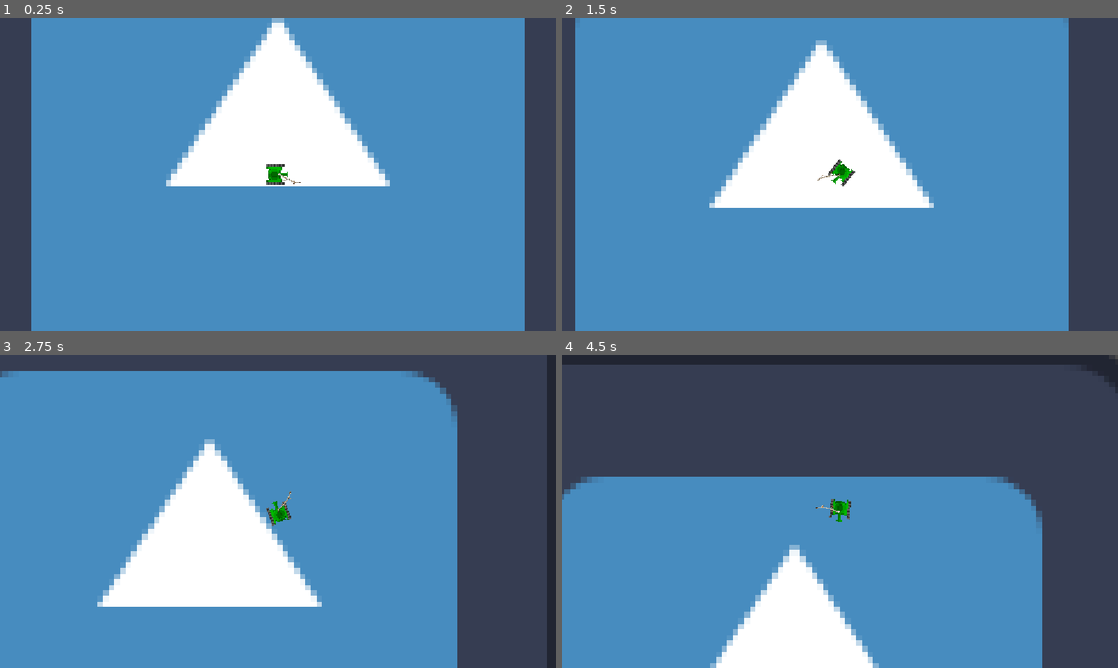
Above: before the commit, frames 1-4 (two rows, left to right).
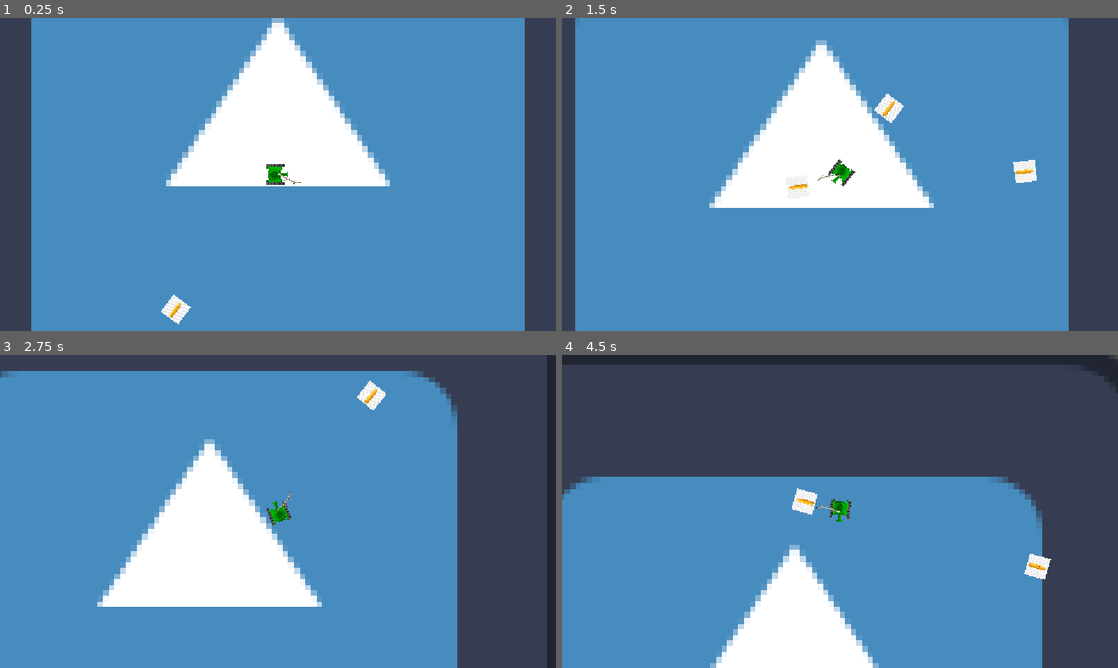
Above: after the commit, the same moments.

Repository: matveinaumov/Rogue-tank
Game: Godot game, scene res://scenes/game.tscn
Same seed, same stepped clock (60 frames per second), same inputs: the game is played once before the commit and once after it. The engine's default icon, where the game draws it, is replaced by a stand-in: a white triangle on a blue panel in a dark square.
Inputs (mouse positions are in pixels of both pictures, inside the frame that each line leads up to):
- Up to frame 1 (0.25 s): no input
- Up to frame 2 (1.5 s): move the mouse to (962, 158) at 0.52 s; hold D (right) 0.53-1.28 s; click (962, 158) at 0.67 s; move the mouse to (728, 190) at 1.27 s; hold S (down) from 1.28 s (still down); click (728, 190) at 1.42 s
- Up to frame 3 (2.75 s): move the mouse to (333, 442) at 2.02 s; release S (down) at 2.03 s; hold D (right) from 2.03 s (still down); click (333, 442) at 2.17 s
- Up to frame 4 (4.5 s): move the mouse to (812, 574) at 2.77 s; release D (right) at 2.78 s; hold W (up) 2.78-3.53 s; click (812, 574) at 2.92 s; move the mouse to (1006, 558) at 3.52 s; hold A (left) from 3.53 s (still down); click (1006, 558) at 3.67 s; move the mouse to (673, 464) at 4.27 s; click (673, 464) at 4.42 s

The runs differ from the first frame. In frame 1, 0.3% of the frame differs, in the area x 29-35%, y 88-98%; in frame 2, 0.7%, in the area x 40-86%, y 24-58%; in frame 3, 0.3%; in frame 4, 0.5%.

Commit message:
tanchik streliajet puliami

Diff:
--- a/scenes/bullet.tscn
+++ b/scenes/bullet.tscn
@@ -1,15 +1,39 @@
 [gd_scene format=3 uid="uid://dpcir2bayl4di"]
 
 [ext_resource type="Texture2D" uid="uid://wly6almloy26" path="res://assets/textures/bullet.png" id="1_mkf8s"]
+[ext_resource type="Script" uid="uid://bas3gnl8ef1t3" path="res://scripts/bullet.gd" id="1_y25gk"]
 
-[sub_resource type="RectangleShape2D" id="RectangleShape2D_y25gk"]
-size = Vector2(548, 132)
+[sub_resource type="CapsuleShape2D" id="CapsuleShape2D_l5glv"]
+radius = 1.0
+height = 10.0
 
-[node name="CharacterBody2D" type="CharacterBody2D" unique_id=1208591943]
+[sub_resource type="CapsuleShape2D" id="CapsuleShape2D_k4kwe"]
+radius = 2.0
+height = 14.0
 
-[node name="CollisionShape2D" type="CollisionShape2D" parent="." unique_id=968956668]
-shape = SubResource("RectangleShape2D_y25gk")
+[node name="bullet" type="CharacterBody2D" unique_id=1208591943]
+collision_layer = 2
+collision_mask = 2
+script = ExtResource("1_y25gk")
 
 [node name="Sprite2D" type="Sprite2D" parent="." unique_id=620228990]
 rotation = 1.5707964
+scale = Vector2(0.02310932, 0.023109326)
 texture = ExtResource("1_mkf8s")
+
+[node name="CollisionShape2D" type="CollisionShape2D" parent="." unique_id=968956668]
+rotation = 1.5707964
+shape = SubResource("CapsuleShape2D_l5glv")
+
+[node name="killbox" type="Area2D" parent="." unique_id=1159734076]
+
+[node name="CollisionShape2D" type="CollisionShape2D" parent="killbox" unique_id=58698714]
+rotation = 1.5707964
+shape = SubResource("CapsuleShape2D_k4kwe")
+debug_color = Color(0.8461905, 0.1984022, 0.78948253, 0.41960785)
+
+[node name="Timer" type="Timer" parent="." unique_id=1974026024]
+wait_time = 2.0
+autostart = true
+
+[connection signal="timeout" from="Timer" to="." method="_on_timer_timeout"]
--- a/scenes/game.tscn
+++ b/scenes/game.tscn
@@ -2,6 +2,7 @@
 
 [ext_resource type="PackedScene" uid="uid://cmgxcv1h1h6b3" path="res://scenes/player.tscn" id="1_uwrxv"]
 [ext_resource type="Texture2D" uid="uid://dkvgx8jxeaal8" path="res://icon.svg" id="1_yqjtg"]
+[ext_resource type="PackedScene" uid="uid://dpcir2bayl4di" path="res://scenes/bullet.tscn" id="3_lnu2h"]
 
 [node name="game" type="Node2D" unique_id=447928236]
 
@@ -10,3 +11,6 @@
 texture = ExtResource("1_yqjtg")
 
 [node name="Player" parent="." unique_id=982573507 instance=ExtResource("1_uwrxv")]
+
+[node name="bullet" parent="." unique_id=1208591943 instance=ExtResource("3_lnu2h")]
+position = Vector2(-94, 124)
--- a/scenes/player.tscn
+++ b/scenes/player.tscn
@@ -48,6 +48,7 @@
 zoom = Vector2(3, 3)
 
 [node name="dulo" type="Node2D" parent="." unique_id=340834057]
+unique_name_in_owner = true
 script = ExtResource("3_dqkch")
 
 [node name="Sprite2D" type="Sprite2D" parent="dulo" unique_id=2005157731]
@@ -56,4 +57,10 @@
 texture = ExtResource("3_qhqgy")
 
 [node name="bullet_spawner" type="Marker2D" parent="dulo" unique_id=2030215716]
+unique_name_in_owner = true
 position = Vector2(15, 0)
+
+[node name="reload" type="Timer" parent="dulo" unique_id=2026650129]
+unique_name_in_owner = true
+wait_time = 0.6
+one_shot = true
--- /dev/null
+++ b/scripts/bullet.gd
@@ -0,0 +1,18 @@
+extends CharacterBody2D
+@export var speed = 155
+
+# Called when the node enters the scene tree for the first time.
+func _ready() -> void:
+	look_at(get_global_mouse_position())
+
+
+# Called every frame. 'delta' is the elapsed time since the previous frame.
+func _process(delta: float) -> void:
+	#velocity.x += speed*delta
+	#velocity.y += speed*delta
+	position += transform.x *speed *delta
+	move_and_slide()
+
+
+func _on_timer_timeout() -> void:
+	queue_free()
--- a/scripts/dulo.gd
+++ b/scripts/dulo.gd
@@ -1,11 +1,22 @@
 extends Node2D
-
+@onready var pulia_preload = preload("res://scenes/bullet.tscn")
 
 # Called when the node enters the scene tree for the first time.
 func _ready() -> void:
 	pass # Replace with function body.
 
+func piupiu():
+	var pulia = pulia_preload.instantiate()
+	get_tree().current_scene.add_child(pulia)  # or get_parent(), or a Bullets node
+	pulia.global_position = %bullet_spawner.global_position
+	pulia.global_rotation = %dulo.global_rotation
+	%reload.start()
 
 # Called every frame. 'delta' is the elapsed time since the previous frame.
 func _process(delta: float) -> void:
 	look_at(get_global_mouse_position())
+	print(%reload.time_left)
+
+func _input(event: InputEvent) -> void:
+	if(event is InputEventMouseButton and event.is_pressed() and %reload.time_left ==0.0):
+		piupiu()
Not shown, added: scripts/bullet.gd.uid
